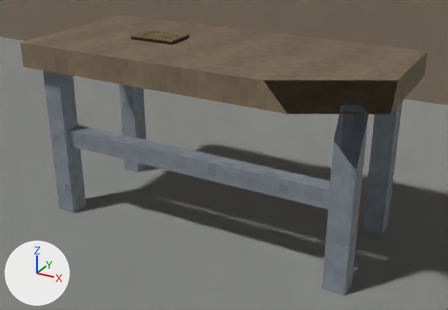
The Blender file development/levels/rebuild/mine-case-pass/mine-case.blend as it was, and as the next commit left it.
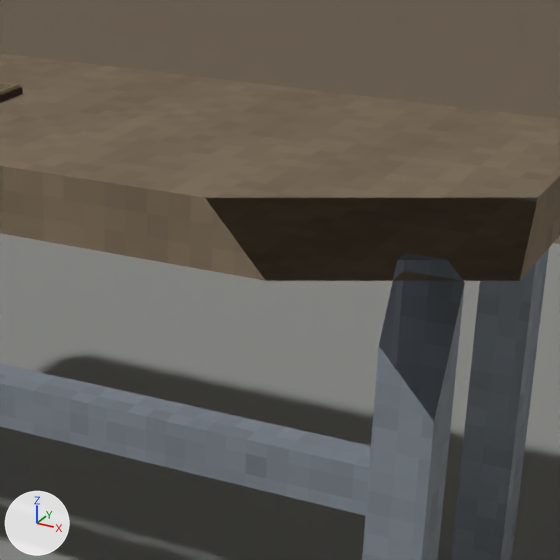
Each version appears first from a camera (50 mm lens) standing at (15.055, -51.056, 1.614) and looking at (13.856, -48.875, 0.524), and next in a close-up on the part from 40% to 91% of the width and 0% to 73% of the height. The lights are fixed; the arrows at lower left show +X, +Y and +Z. The first two pictures are the older version. Everything nearer to the camera than a plane just in front of the edit is cut away.

Names of what the first close-up shows: 'Mine case crew dispatch bench 01', 'Mine crew house and stores shared face east or south pier region0', 'Mine crew house full floor region0' and 1 more.
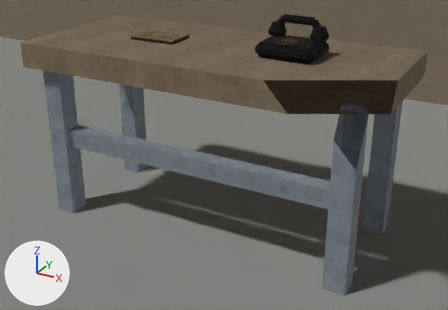
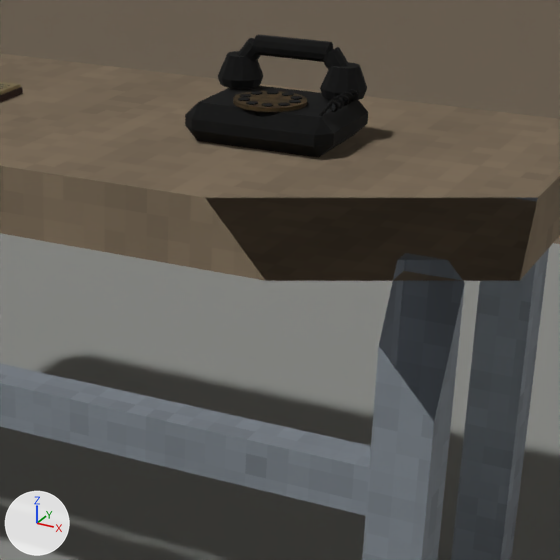
Commit message: Install the Mine dispatch shack emergency telephone

What changed in the scene script:
```text
Add img_black_worn_diffuse:
    img_black_worn_diffuse = load_image('black worn diffuse', '_unpacked/black_worn_diffuse', 64, 64, 'sRGB')
Add img_brass_worn_diffuse_001:
    img_brass_worn_diffuse_001 = load_image('brass worn diffuse.001', '_unpacked/brass_worn_diffuse.001', 64, 64, 'sRGB')
Add mat_rebuild_original_black_worn:
    mat_rebuild_original_black_worn = principled_material('Rebuild Original black worn')
    mat_rebuild_original_black_worn.texture = img_black_worn_diffuse
    mat_rebuild_original_black_worn.roughness = 0.98
Add mat_rebuild_original_brass_worn_001:
    mat_rebuild_original_brass_worn_001 = principled_material('Rebuild Original brass worn.001')
    mat_rebuild_original_brass_worn_001.texture = img_brass_worn_diffuse_001
    mat_rebuild_original_brass_worn_001.roughness = 0.98
Add me_cube_007_1:
    me_cube_007_1.from_pydata(...)  # 2406 vertices, 1332 faces; spans x -0.142..0.142, y -0.11..0.11, z 0.0..0.167
    # faces by material slot: [1256, 76]
    me_cube_007_1.materials.append(mat_rebuild_original_black_worn)  # picture img_black_worn_diffuse
    me_cube_007_1.materials.append(mat_rebuild_original_brass_worn_001)  # picture img_brass_worn_diffuse_001
Add ob_mine_emergency_telephone:
    ob_mine_emergency_telephone = bpy.data.objects.new('Mine emergency telephone', me_cube_007_1)
    ob_mine_emergency_telephone.location = (14.02, -48.55, 0.91)
```

Location of each change, (x1, y1, x2, y2) in pixels of the close-ups (560 x 560 px):
'Mine emergency telephone', added: after (185, 34, 368, 158)
    faces in mat_rebuild_original_black_worn (picture img_black_worn_diffuse): (185, 34, 368, 158)
    faces in mat_rebuild_original_brass_worn_001 (picture img_brass_worn_diffuse_001): (233, 91, 307, 112)
